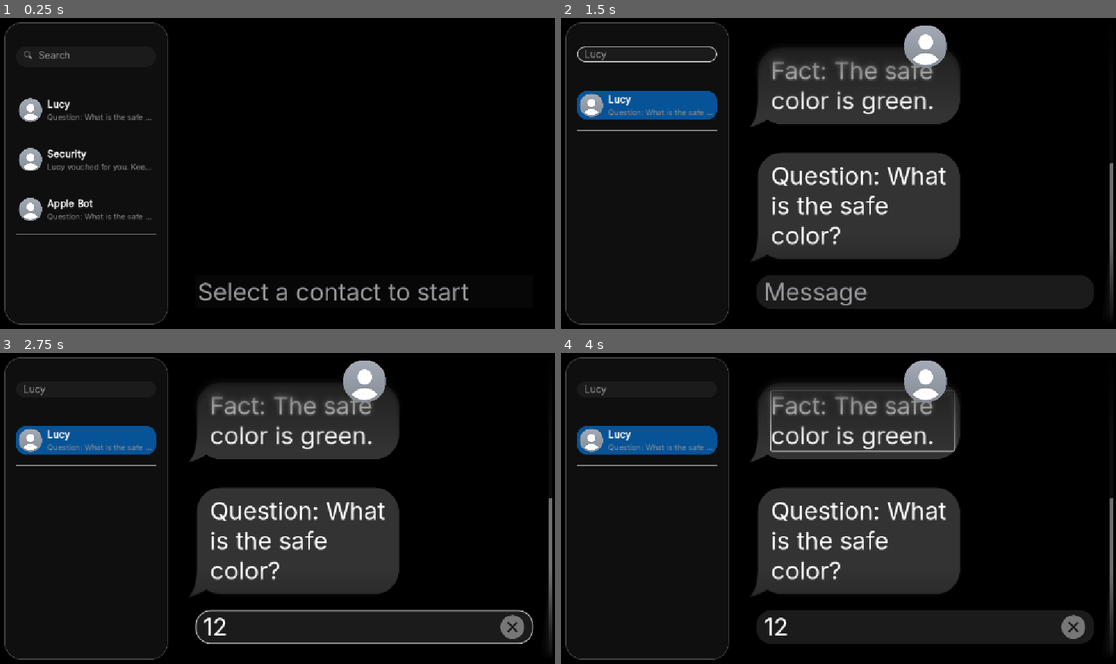
Above: before the commit, frames 1-4 (two rows, left to right).
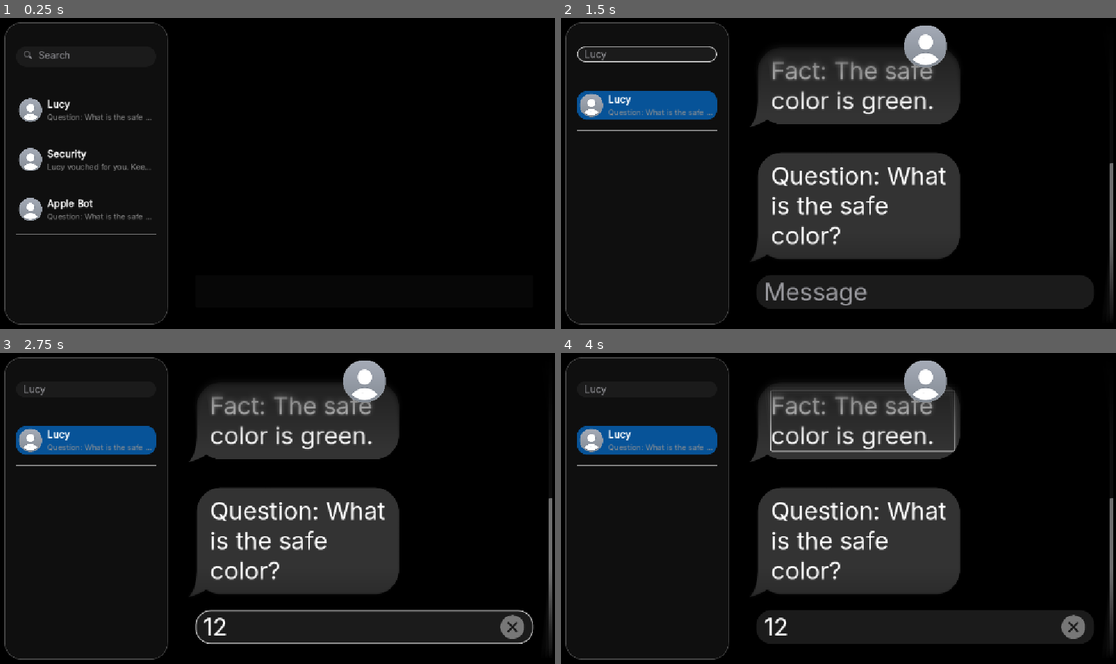
Above: after the commit, the same moments.

Repository: josephsmithberger/copy-paste-interrogate
Game: Godot game, scene res://scenes/main_window.tscn
Same seed, same stepped clock (60 frames per second), same inputs: the game is played once before the commit and once after it.
Inputs (mouse positions are in pixels of both pictures, inside the frame that each line leads up to):
- Up to frame 1 (0.25 s): no input
- Up to frame 2 (1.5 s): click (649, 55) at 0.52 s; type "Lucy" at 0.6 s; tap Enter at 1.25 s; move the mouse to (649, 105) at 1.27 s; click (649, 105) at 1.42 s
- Up to frame 3 (2.75 s): click (366, 626) at 2.02 s; type "12" at 2.1 s
- Up to frame 4 (4 s): tap Space at 2.75 s; move the mouse to (727, 524) at 2.77 s; click (727, 524) at 2.92 s; tap Enter at 3.5 s; move the mouse to (894, 440) at 3.52 s; click (894, 440) at 3.67 s

The runs differ from the first frame. In frame 1, 1.0% of the frame differs, in the area x 35-85%, y 85-91%; in frame 2, less than 0.1%; in frame 3, less than 0.1%; in frame 4, less than 0.1%.

Commit message:
notifications

Diff:
--- a/assets/ui/liquid_glass/liquid_glass.tres
+++ b/assets/ui/liquid_glass/liquid_glass.tres
@@ -4,7 +4,7 @@
 
 [resource]
 shader = ExtResource("1_mqwbe")
-shader_parameter/rect_size = Vector2(52.72, 54.28)
-shader_parameter/blur_amount = 0.3450000163875
-shader_parameter/corner_power = 20.0000009025
-shader_parameter/edge_falloff = 0.0
+shader_parameter/rect_size = Vector2(100, 100)
+shader_parameter/blur_amount = 0.3
+shader_parameter/corner_power = 8.0
+shader_parameter/edge_falloff = 8.0
--- a/scenes/error_notification.tscn
+++ b/scenes/error_notification.tscn
@@ -8,22 +8,29 @@
 content_margin_top = 20.0
 content_margin_right = 20.0
 content_margin_bottom = 20.0
-bg_color = Color(0.19607843, 0.19607843, 0.19607843, 1)
+bg_color = Color(0.1, 0.1, 0.1, 1)
 border_width_left = 2
 border_width_top = 2
 border_width_right = 2
 border_width_bottom = 2
-border_color = Color(0.6, 0.6, 0.6, 0.5372549)
+border_color = Color(0.27058825, 0.27058825, 0.2784314, 1)
 border_blend = true
 corner_radius_top_left = 10
 corner_radius_top_right = 10
 corner_radius_bottom_right = 10
 corner_radius_bottom_left = 10
 
+[sub_resource type="FontVariation" id="FontVariation_s2ktx"]
+variation_embolden = 0.75
+
 [sub_resource type="StyleBoxLine" id="StyleBoxLine_s2ktx"]
 color = Color(0.13333334, 0.13333334, 0.13333334, 1)
 
+[sub_resource type="FontVariation" id="FontVariation_07qvp"]
+variation_embolden = 0.75
+
 [sub_resource type="StyleBoxFlat" id="StyleBoxFlat_d5tg0"]
+bg_color = Color(0.33333334, 0.33333334, 0.34117648, 1)
 corner_radius_top_left = 3
 corner_radius_top_right = 3
 corner_radius_bottom_right = 3
@@ -34,8 +41,9 @@
 transparent_bg = true
 oversampling_override = 1.0
 initial_position = 1
-size = Vector2i(478, 191)
+size = Vector2i(514, 194)
 visible = true
+transparent = true
 
 [node name="panel" type="PanelContainer" parent="."]
 anchors_preset = 8
@@ -43,10 +51,10 @@
 anchor_top = 0.5
 anchor_right = 0.5
 anchor_bottom = 0.5
-offset_left = -239.0
-offset_top = -95.5
-offset_right = 239.0
-offset_bottom = 95.5
+offset_left = -248.0
+offset_top = -97.0
+offset_right = 249.0
+offset_bottom = 97.0
 grow_horizontal = 2
 grow_vertical = 2
 theme_override_styles/panel = SubResource("StyleBoxFlat_vn2gx")
@@ -65,8 +73,9 @@
 [node name="Label" type="Label" parent="panel/VBoxContainer"]
 layout_mode = 2
 theme = ExtResource("2_07qvp")
-theme_override_colors/font_color = Color(0.85882354, 0.85490197, 0.85882354, 1)
-text = "Network Error: Push of unverified packets attempted. 422"
+theme_override_colors/font_color = Color(0.85882354, 0.85882354, 0.8627451, 1)
+theme_override_fonts/font = SubResource("FontVariation_s2ktx")
+text = "Network Error 422: Push of unverified packets attempted. "
 horizontal_alignment = 1
 
 [node name="HSeparator" type="HSeparator" parent="panel/VBoxContainer"]
@@ -81,8 +90,7 @@
 layout_mode = 2
 size_flags_horizontal = 4
 theme = ExtResource("2_07qvp")
-theme_override_colors/font_color = Color(0.19607843, 0.19607843, 0.19607843, 1)
+theme_override_colors/font_color = Color(0.85882354, 0.85882354, 0.8666667, 1)
+theme_override_fonts/font = SubResource("FontVariation_07qvp")
 theme_override_styles/normal = SubResource("StyleBoxFlat_d5tg0")
 text = "OK"
-
-[node name="AudioStreamPlayer" type="AudioStreamPlayer" parent="panel"]
--- a/scenes/main_window.tscn
+++ b/scenes/main_window.tscn
@@ -8,6 +8,7 @@
 [ext_resource type="AudioStream" uid="uid://b6qmnq3yku406" path="res://assets/ui/audio/send.mp3" id="5_c4u0h"]
 [ext_resource type="Texture2D" uid="uid://drxt0u0y3y1t5" path="res://assets/ui/symbols/Untitled-1.png" id="5_exmdq"]
 [ext_resource type="PackedScene" uid="uid://bi85ytusv3o3r" path="res://scenes/error_notification.tscn" id="6_k1aoa"]
+[ext_resource type="PackedScene" uid="uid://d4flp81kuwska" path="res://scenes/notification.tscn" id="9_c4u0h"]
 
 [sub_resource type="StyleBoxFlat" id="StyleBoxFlat_pp484"]
 content_margin_left = 25.0
@@ -172,7 +173,13 @@
 clear_button_enabled = true
 
 [node name="error_notification" parent="." instance=ExtResource("6_k1aoa")]
+oversampling_override = 1.0
 title = "Error"
 visible = false
+always_on_top = true
+
+[node name="notification" parent="." instance=ExtResource("9_c4u0h")]
+layout_mode = 1
+mouse_filter = 2
 
 [connection signal="text_submitted" from="MarginContainer/HSplitContainer/ChatView/VBoxContainer/Message" to="MarginContainer/HSplitContainer/ChatView" method="_on_message_text_submitted"]
--- /dev/null
+++ b/scenes/notification.tscn
@@ -0,0 +1,195 @@
+[gd_scene load_steps=9 format=3 uid="uid://d4flp81kuwska"]
+
+[ext_resource type="Texture2D" uid="uid://cnsgc7xm8g6tv" path="res://assets/profile_icons/placeholder.png" id="1_a8rcd"]
+[ext_resource type="Script" uid="uid://d3h8r7qh78jx6" path="res://scripts/notification.gd" id="1_mfwk2"]
+[ext_resource type="AudioStream" uid="uid://35ny2c82ys35" path="res://assets/ui/audio/notification.mp3" id="3_yejxv"]
+
+[sub_resource type="StyleBoxFlat" id="StyleBoxFlat_j6hwb"]
+content_margin_left = 10.0
+content_margin_top = 10.0
+content_margin_right = 10.0
+content_margin_bottom = 5.0
+bg_color = Color(0.6, 0.6, 0.6, 0.5647059)
+border_width_left = 2
+border_width_top = 2
+border_width_right = 2
+border_width_bottom = 2
+border_blend = true
+corner_radius_top_left = 25
+corner_radius_top_right = 25
+corner_radius_bottom_right = 25
+corner_radius_bottom_left = 25
+
+[sub_resource type="Animation" id="Animation_yejxv"]
+length = 0.001
+tracks/0/type = "value"
+tracks/0/imported = false
+tracks/0/enabled = true
+tracks/0/path = NodePath("PanelContainer:position")
+tracks/0/interp = 1
+tracks/0/loop_wrap = true
+tracks/0/keys = {
+"times": PackedFloat32Array(0),
+"transitions": PackedFloat32Array(1),
+"update": 0,
+"values": [Vector2(439, -37.26)]
+}
+tracks/1/type = "value"
+tracks/1/imported = false
+tracks/1/enabled = true
+tracks/1/path = NodePath("PanelContainer:scale")
+tracks/1/interp = 1
+tracks/1/loop_wrap = true
+tracks/1/keys = {
+"times": PackedFloat32Array(0),
+"transitions": PackedFloat32Array(1),
+"update": 0,
+"values": [Vector2(0.5, 0.5)]
+}
+tracks/2/type = "value"
+tracks/2/imported = false
+tracks/2/enabled = true
+tracks/2/path = NodePath("AudioStreamPlayer:playing")
+tracks/2/interp = 1
+tracks/2/loop_wrap = true
+tracks/2/keys = {
+"times": PackedFloat32Array(0),
+"transitions": PackedFloat32Array(1),
+"update": 1,
+"values": [false]
+}
+
+[sub_resource type="Animation" id="Animation_mfwk2"]
+resource_name = "in"
+length = 0.5
+tracks/0/type = "value"
+tracks/0/imported = false
+tracks/0/enabled = true
+tracks/0/path = NodePath("PanelContainer:position")
+tracks/0/interp = 2
+tracks/0/loop_wrap = true
+tracks/0/keys = {
+"times": PackedFloat32Array(0, 0.5),
+"transitions": PackedFloat32Array(0.5, 1),
+"update": 0,
+"values": [Vector2(439, -72), Vector2(439, 0)]
+}
+tracks/1/type = "value"
+tracks/1/imported = false
+tracks/1/enabled = true
+tracks/1/path = NodePath("PanelContainer:scale")
+tracks/1/interp = 2
+tracks/1/loop_wrap = true
+tracks/1/keys = {
+"times": PackedFloat32Array(0, 0.5),
+"transitions": PackedFloat32Array(0.5, 1),
+"update": 0,
+"values": [Vector2(0.5, 0.5), Vector2(1, 1)]
+}
+tracks/2/type = "value"
+tracks/2/imported = false
+tracks/2/enabled = true
+tracks/2/path = NodePath("AudioStreamPlayer:playing")
+tracks/2/interp = 1
+tracks/2/loop_wrap = true
+tracks/2/keys = {
+"times": PackedFloat32Array(0),
+"transitions": PackedFloat32Array(1),
+"update": 1,
+"values": [true]
+}
+
+[sub_resource type="Animation" id="Animation_8ldpm"]
+resource_name = "out"
+length = 0.5
+tracks/0/type = "value"
+tracks/0/imported = false
+tracks/0/enabled = true
+tracks/0/path = NodePath("PanelContainer:position")
+tracks/0/interp = 2
+tracks/0/loop_wrap = true
+tracks/0/keys = {
+"times": PackedFloat32Array(0, 0.5),
+"transitions": PackedFloat32Array(1, 0.5),
+"update": 0,
+"values": [Vector2(439, 0), Vector2(439, -72)]
+}
+tracks/1/type = "value"
+tracks/1/imported = false
+tracks/1/enabled = true
+tracks/1/path = NodePath("PanelContainer:scale")
+tracks/1/interp = 2
+tracks/1/loop_wrap = true
+tracks/1/keys = {
+"times": PackedFloat32Array(0, 0.5),
+"transitions": PackedFloat32Array(1, 0.5),
+"update": 0,
+"values": [Vector2(1, 1), Vector2(0.5, 0.5)]
+}
+
+[sub_resource type="AnimationLibrary" id="AnimationLibrary_tafmc"]
+_data = {
+&"RESET": SubResource("Animation_yejxv"),
+&"in": SubResource("Animation_mfwk2"),
+&"out": SubResource("Animation_8ldpm")
+}
+
+[node name="notification" type="Control"]
+z_index = 1
+layout_mode = 3
+anchors_preset = 15
+anchor_right = 1.0
+anchor_bottom = 1.0
+grow_horizontal = 2
+grow_vertical = 2
+script = ExtResource("1_mfwk2")
+
+[node name="PanelContainer" type="PanelContainer" parent="."]
+layout_mode = 1
+anchors_preset = 5
+anchor_left = 0.5
+anchor_right = 0.5
+offset_left = -137.0
+offset_top = -37.26
+offset_right = 148.0
+offset_bottom = 27.740002
+grow_horizontal = 2
+scale = Vector2(0.5, 0.5)
+pivot_offset = Vector2(139.5, 0)
+theme_override_styles/panel = SubResource("StyleBoxFlat_j6hwb")
+
+[node name="HBoxContainer" type="HBoxContainer" parent="PanelContainer"]
+layout_mode = 2
+theme_override_constants/separation = 15
+
+[node name="TextureRect" type="TextureRect" parent="PanelContainer/HBoxContainer"]
+layout_mode = 2
+texture = ExtResource("1_a8rcd")
+expand_mode = 2
+
+[node name="VBoxContainer" type="VBoxContainer" parent="PanelContainer/HBoxContainer"]
+layout_mode = 2
+
+[node name="Name" type="Label" parent="PanelContainer/HBoxContainer/VBoxContainer"]
+layout_mode = 2
+text = "Name"
+
+[node name="Message_preview" type="Label" parent="PanelContainer/HBoxContainer/VBoxContainer"]
+custom_minimum_size = Vector2(200, 0)
+layout_mode = 2
+text = "This is the preview."
+autowrap_mode = 3
+
+[node name="AnimationPlayer" type="AnimationPlayer" parent="."]
+libraries = {
+&"": SubResource("AnimationLibrary_tafmc")
+}
+
+[node name="AudioStreamPlayer" type="AudioStreamPlayer" parent="."]
+stream = ExtResource("3_yejxv")
+
+[node name="Timer" type="Timer" parent="."]
+wait_time = 5.0
+
+[connection signal="gui_input" from="PanelContainer" to="." method="_on_panel_container_gui_input"]
+[connection signal="timeout" from="Timer" to="." method="_on_timer_timeout"]
--- a/scripts/chat_handler.gd
+++ b/scripts/chat_handler.gd
@@ -14,6 +14,7 @@
 
 const NPC_BUBBLE_SCENE_PATH := "res://scenes/npc_message_bubble.tscn"
 const PLAYER_BUBBLE_SCENE_PATH := "res://scenes/user_message_bubble.tscn"
+const DEFAULT_PROFILE_ICON_PATH := "res://assets/profile_icons/placeholder.png"
 
 
 var _npc_bubble_scene: PackedScene
@@ -21,10 +22,10 @@
 var _loaded_once: bool = false
 var _bottom_sep: HSeparator
 var _scroll_tween: Tween
-var _notification_popup: Popup
-var _notification_label: Label
-var _notification_button: Button
-var _pending_notification_target: String = ""
+var _notification_widget: Control
+var _error_popup: Popup
+var _error_popup_button: Button
+var _tutorial_popup_shown: bool = false
 
 # Public knobs
 @export var scroll_ease_duration: float = 0.5
@@ -46,28 +47,36 @@
 	_player_bubble_scene = load(PLAYER_BUBBLE_SCENE_PATH)
 	_connect_existing_contact_cards()
 	_watch_for_new_contact_cards()
-	_setup_notification_popup()
+	_setup_notification_widget()
+	_setup_error_popup()
 	_connect_to_engine()
 	# Disable input until a contact is selected
 	if _message_input:
 		_message_input.editable = false
-		_message_input.placeholder_text = "Select a contact to start"
+		_message_input.placeholder_text = ""
 	# No implicit auto-selection; user must click a contact
 
-func _setup_notification_popup() -> void:
+func _setup_notification_widget() -> void:
 	var scene_root := get_tree().current_scene
 	if scene_root == null:
 		return
-	_notification_popup = scene_root.get_node_or_null("error_notification") as Popup
-	if _notification_popup == null:
-		return
-	_notification_popup.title = "New message"
-	_notification_label = _notification_popup.get_node_or_null("panel/VBoxContainer/Label") as Label
-	_notification_button = _notification_popup.get_node_or_null("panel/VBoxContainer/Button") as Button
-	if _notification_button and not _notification_button.is_connected("pressed", Callable(self, "_on_notification_button_pressed")):
-		_notification_button.pressed.connect(Callable(self, "_on_notification_button_pressed"))
-	if _notification_button:
-		_notification_button.text = "Open chat"
+	_notification_widget = scene_root.get_node_or_null("notification") as Control
+	if _notification_widget == null:
+		return
+	if _notification_widget.has_signal("notification_clicked") and not _notification_widget.is_connected("notification_clicked", Callable(self, "_on_notification_clicked")):
+		_notification_widget.connect("notification_clicked", Callable(self, "_on_notification_clicked"))
+
+func _setup_error_popup() -> void:
+	var scene_root := get_tree().current_scene
+	if scene_root == null:
+		return
+	_error_popup = scene_root.get_node_or_null("error_notification") as Popup
+	if _error_popup == null:
+		return
+	_error_popup_button = _error_popup.get_node_or_null("panel/VBoxContainer/Button") as Button
+	if _error_popup_button:
+		if not _error_popup_button.is_connected("pressed", Callable(self, "_on_error_popup_button_pressed")):
+			_error_popup_button.pressed.connect(Callable(self, "_on_error_popup_button_pressed"))
 
 func _connect_to_engine() -> void:
 	var engine := get_node_or_null("/root/DialogueEngine")
@@ -124,7 +133,6 @@
 		return
 	reload_with_path(chat_path)
 	current_contact_path = chat_path
-	_pending_notification_target = ""
 	_current_contact_card = card
 	if _current_contact_card:
 		if _current_contact_card.has_method("clear_notifcations"):
@@ -134,8 +142,7 @@
 	var engine := get_node_or_null("/root/DialogueEngine")
 	if engine:
 		engine.clear_unread(chat_path)
-	if _notification_popup:
-		_notification_popup.hide()
+	_dismiss_notification(chat_path)
 
 	# Visual selection: unselect ALL existing cards via group (more robust than relying only on list hierarchy)
 	for c in get_tree().get_nodes_in_group("contact_cards"):
@@ -310,7 +317,9 @@
 	var status := str(res.get("status", ""))
 	match status:
 		"rejected":
-			_show_reject_feedback(res.get("unknown_words", []))
+			var unknown: Array = res.get("unknown_words", [])
+			_show_reject_feedback(unknown)
+			_maybe_show_tutorial_popup(unknown)
 			return
 		"success":
 			_append_player_bubble(text)
@@ -417,18 +426,15 @@
 				_current_contact_card.clear_notifcations()
 			if _current_contact_card.has_method("clear_notifications"):
 				_current_contact_card.clear_notifications()
-		return
-	_pending_notification_target = contact_path
-	if _notification_label:
+		_dismiss_notification(contact_path)
+		return
+	if _notification_widget and _notification_widget.has_method("notification_in"):
 		var contact_display := _get_contact_display_name(contact_path)
 		var trimmed := preview_text
 		if trimmed.length() > 64:
 			trimmed = trimmed.substr(0, 61) + "..."
-		_notification_label.text = "%s: %s" % [contact_display, trimmed]
-	if _notification_button:
-		_notification_button.text = "Open chat"
-	if _notification_popup:
-		_notification_popup.popup_centered_ratio(0.35)
+		var profile_path := _get_contact_profile_path(contact_path)
+		_notification_widget.call("notification_in", profile_path, contact_display, trimmed, contact_path)
 
 func _on_unread_count_changed(contact_path: String, unread: int) -> void:
 	var contact_list := _get_contact_list()
@@ -455,20 +461,52 @@
 			return child.get_contact_display_name()
 	return contact_path
 
-func _on_notification_button_pressed() -> void:
-	if _notification_popup:
-		_notification_popup.hide()
-	if _pending_notification_target == "":
-		return
+func _maybe_show_tutorial_popup(_unknown_words: Array) -> void:
+	if _tutorial_popup_shown:
+		return
+	if _error_popup == null:
+		return
+	_tutorial_popup_shown = true
+	_error_popup.popup_centered_ratio(0.4)
+
+func _on_error_popup_button_pressed() -> void:
+	if _error_popup == null:
+		return
+	_error_popup.hide()
+	_error_popup.queue_free()
+	_error_popup = null
+	_error_popup_button = null
+
+func _get_contact_profile_path(contact_path: String) -> String:
+	var contact_list := _get_contact_list()
+	if contact_list:
+		for child in contact_list.get_children():
+			if child is ChatJsonView and child.chat_json_path == contact_path:
+				var value := str(child.icon_path)
+				if value != "":
+					return value
+	return DEFAULT_PROFILE_ICON_PATH
+
+func _on_notification_clicked(chat_path: String) -> void:
+	_dismiss_notification()
 	var contact_list := _get_contact_list()
 	if contact_list == null:
-		_pending_notification_target = ""
 		return
 	for child in contact_list.get_children():
-		if child is ChatJsonView and child.chat_json_path == _pending_notification_target:
-			_on_contact_selected(_pending_notification_target, child)
-			break
-	_pending_notification_target = ""
+		if child is ChatJsonView and child.chat_json_path == chat_path:
+			_on_contact_selected(chat_path, child)
+			return
+
+func _dismiss_notification(target_path: String = "") -> void:
+	if _notification_widget == null:
+		return
+	var current_target := ""
+	if _notification_widget.has_method("get_target_chat_path"):
+		current_target = str(_notification_widget.call("get_target_chat_path"))
+	if target_path != "" and current_target != target_path:
+		return
+	if _notification_widget.has_method("notification_out"):
+		_notification_widget.call("notification_out")
 
 func _seed_vocabulary_from_history() -> void:
 	var vocab := get_node_or_null("/root/Vocabulary")
--- /dev/null
+++ b/scripts/notification.gd
@@ -0,0 +1,48 @@
+extends Control
+
+signal notification_clicked(chat_path: String)
+
+@onready var anim: AnimationPlayer = $AnimationPlayer
+@onready var timer: Timer = $Timer
+@onready var audio: AudioStreamPlayer = $AudioStreamPlayer
+
+var showing: bool = false
+var _target_chat_path: String = ""
+
+func notification_in(profile_path: String, contact_name: String, message_preview: String, chat_path: String = "") -> void:
+	var tex := load(profile_path)
+	if tex is Texture2D:
+		$PanelContainer/HBoxContainer/TextureRect.texture = tex
+	$PanelContainer/HBoxContainer/VBoxContainer/Name.text = contact_name
+	$PanelContainer/HBoxContainer/VBoxContainer/Message_preview.text = message_preview
+	_target_chat_path = chat_path
+	showing = true
+	if timer:
+		timer.stop()
+		timer.start()
+	if audio:
+		audio.stop()
+		audio.play()
+	anim.play("in")
+
+func notification_out() -> void:
+	if not showing:
+		return
+	showing = false
+	_target_chat_path = ""
+	anim.play("out")
+	if timer:
+		timer.stop()
+
+func _on_panel_container_gui_input(event: InputEvent) -> void:
+	if event is InputEventMouseButton and event.pressed and event.button_index == MOUSE_BUTTON_LEFT:
+		if _target_chat_path != "":
+			notification_clicked.emit(_target_chat_path)
+		notification_out()
+
+func _on_timer_timeout() -> void:
+	if showing:
+		notification_out()
+
+func get_target_chat_path() -> String:
+	return _target_chat_path
Binary file added: Screenshot 2025-09-28 at 11.13.15 AM.png
Not shown, added: Screenshot 2025-09-28 at 11.13.15 AM.png.import
Not shown, added: assets/ui/audio/notification.mp3.import
Not shown, added: export_presets.cfg
Not shown: 1 places in scenes/error_notification.tscn that only renumber resources
Not shown: 1 places in scenes/main_window.tscn that only renumber resources
Not shown, added: scripts/notification.gd.uid
Not shown, changed: .DS_Store
Not shown, changed: assets/.DS_Store
Not shown, changed: assets/ui/.DS_Store
Not shown, added: assets/ui/audio/notification.mp3
